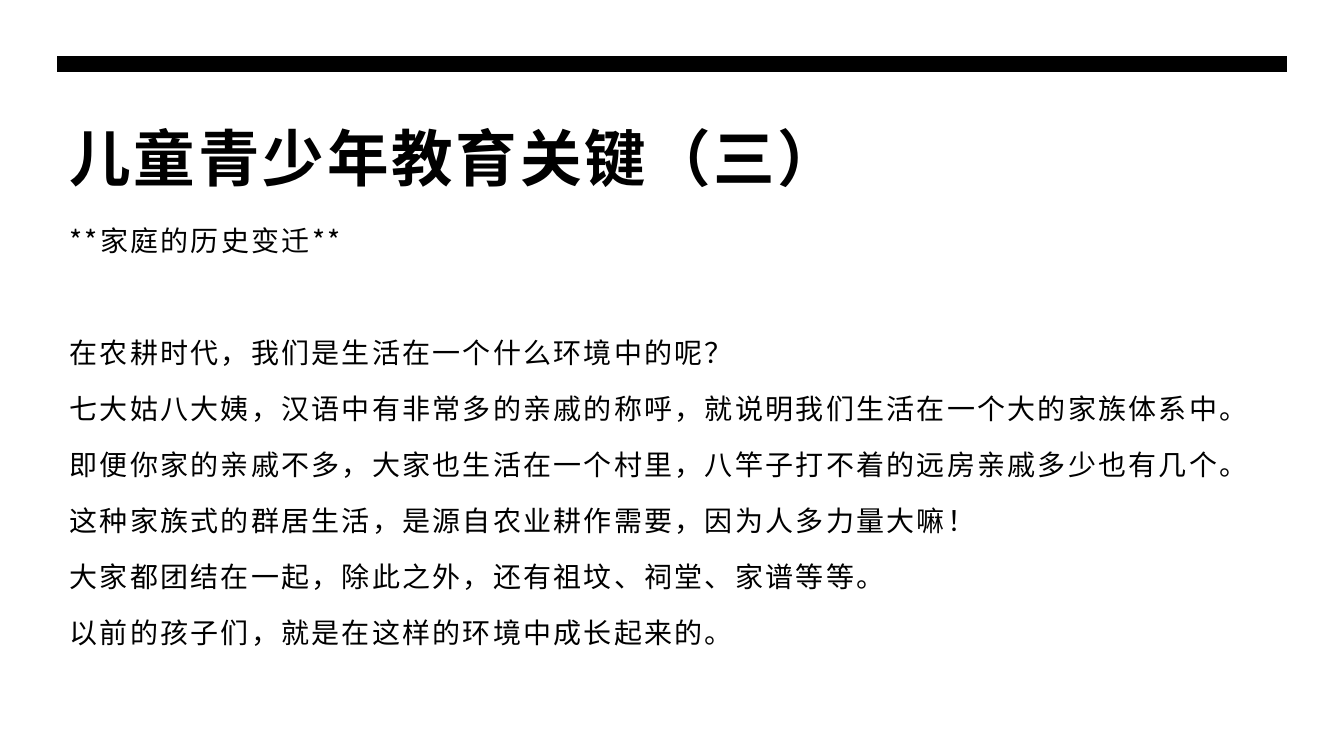
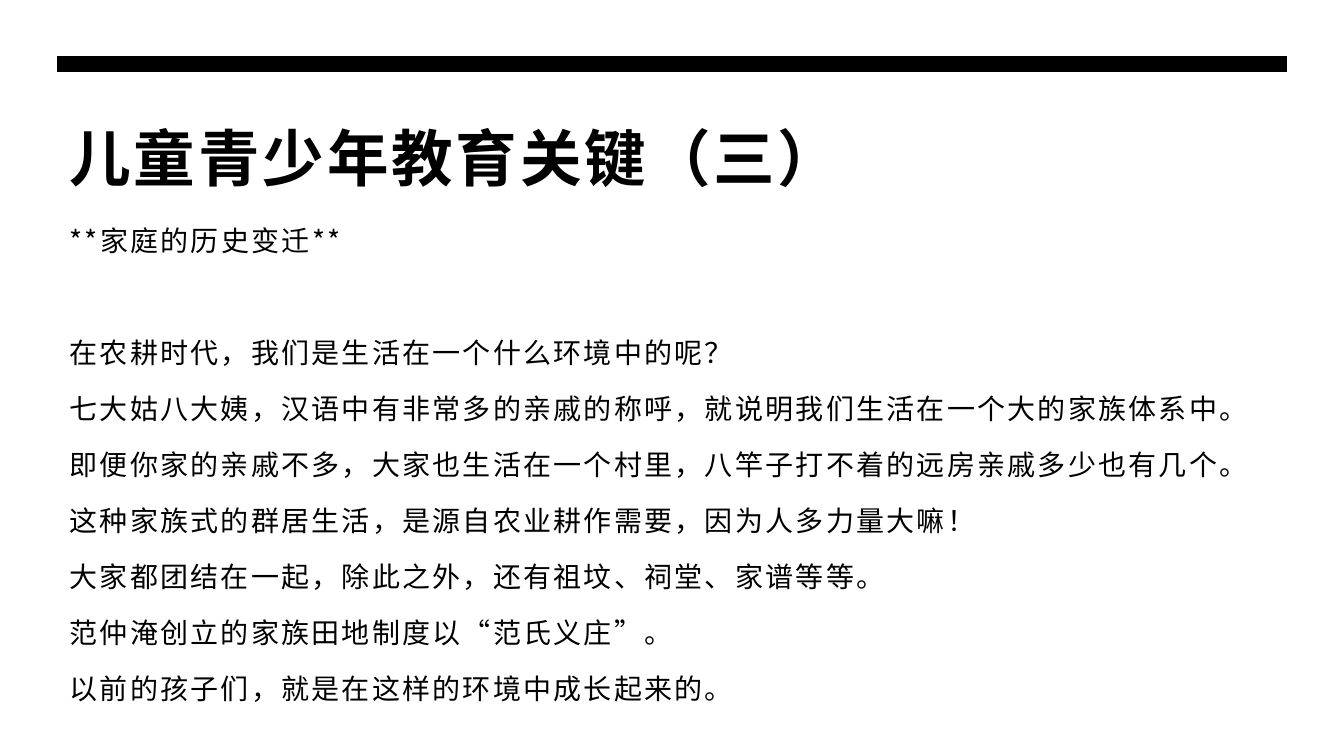
Before and after one commit to panxibei/writing, a slide deck: slide 22 of 44_心理学/24_浥尘伙伴社团原创：浥尘智慧家长课堂/智慧家长课堂.pptx. Drawn at 1344x756 pixels with LibreOffice and Linux fonts; fonts in the diff are those of the drawing. Boxes give left, top, right and bottom in pixels: in the first picture for what was removed or moved away, otherwise in the second. Text is boxed around its words. In the diff, an @@ line names an element or a change of style, - is before the commit and + after.

```diff
--- a/44_心理学/24_浥尘伙伴社团原创：浥尘智慧家长课堂/智慧家长课堂.pptx
+++ b/44_心理学/24_浥尘伙伴社团原创：浥尘智慧家长课堂/智慧家长课堂.pptx
@@ text at bbox=[70, 619, 673, 646]: paragraph added @@
+范仲淹创立的家族田地制度以“范氏义庄”。
```
Also in this commit, not shown: 2 other slides changed.
